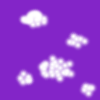
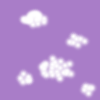
Revision of a layered 100px x 100px image; what changed, layer by layer:
painted on "Background" over [0, 0, 100, 100]
